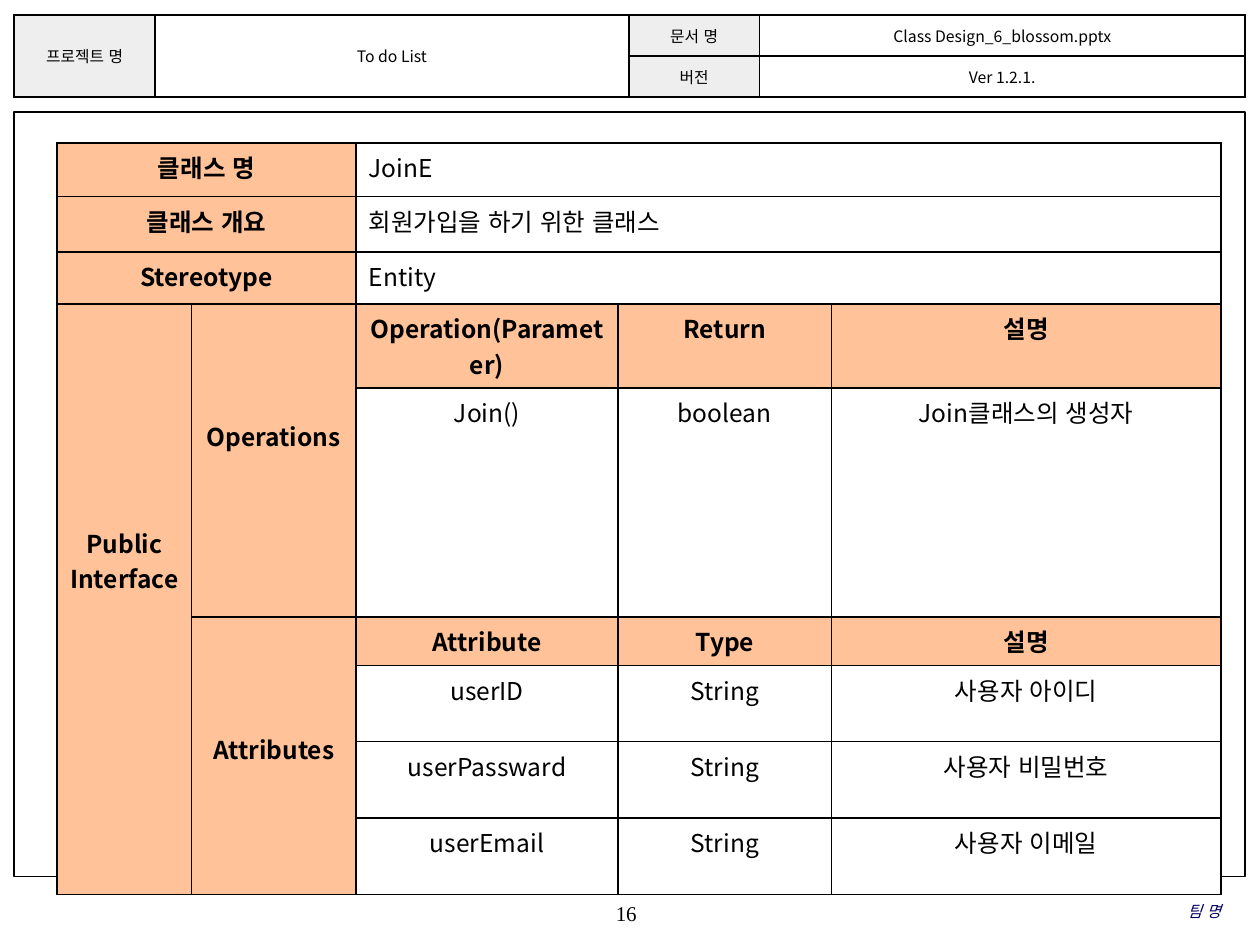
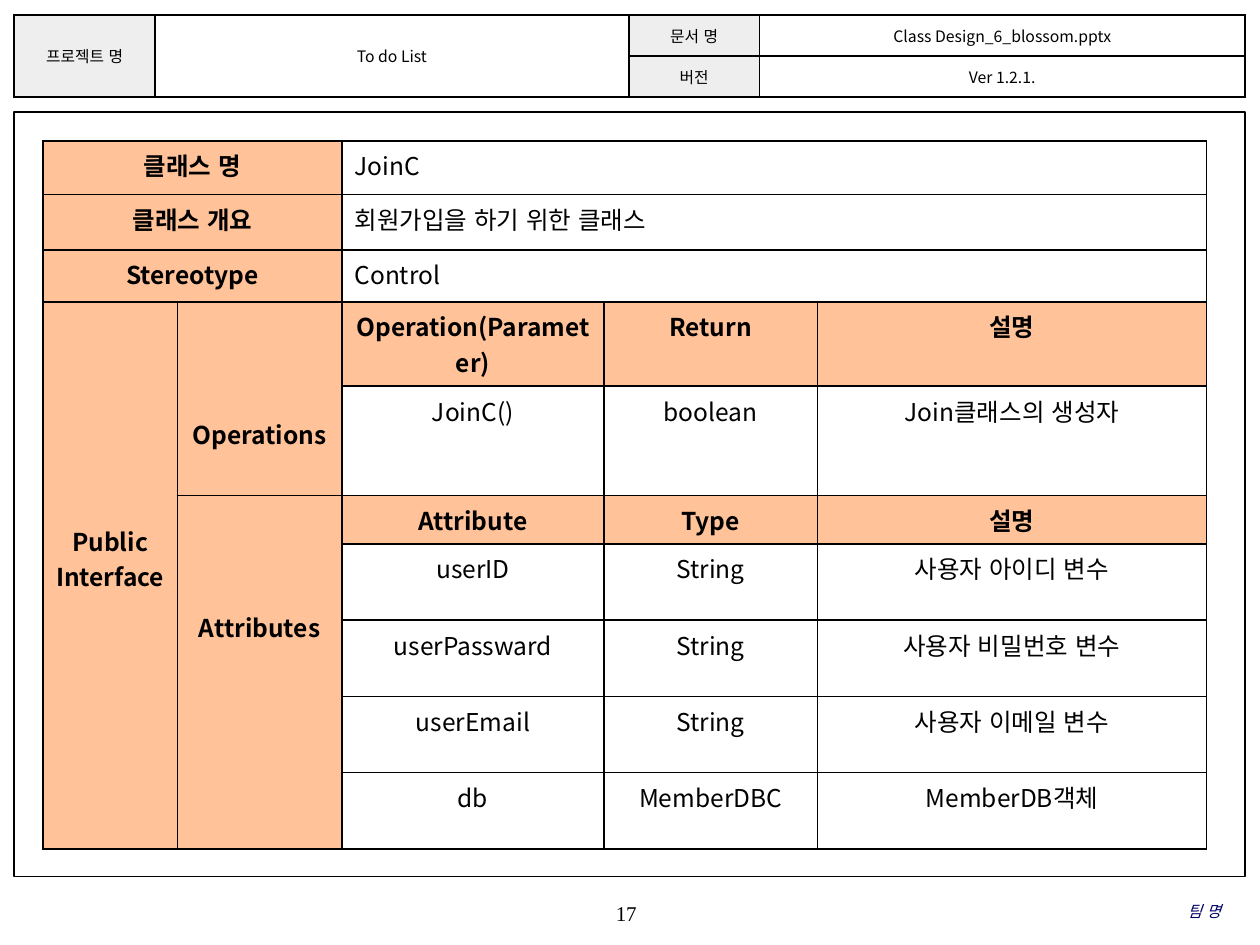
Before and after one commit to SE-admin/SE2017_6_blossom, a slide deck: slide 17 of doc/3_ 설계서/Class Design_6_blossom.pptx (slide 16 before the commit). Drawn at 1260x945 pixels with LibreOffice and Linux fonts; fonts in the diff are those of the drawing; background and template pictures are left out. Boxes give left, top, right and bottom in pixels: in the first picture for what was removed or moved away, otherwise in the second. Text is boxed around its words. In the diff, an @@ line names an element or a change of style, - is before the commit and + after.

```diff
--- a/doc/3_ 설계서/Class Design_6_blossom.pptx
+++ b/doc/3_ 설계서/Class Design_6_blossom.pptx
@@ table at bbox=[43, 141, 1207, 813] @@
-row 1, column 3: JoinE
+row 1, column 3: JoinC
-row 3, column 3: Entity
+row 3, column 3: Control
-row 5, column 3: Join()
+row 5, column 3: JoinC()
-row 7:  |  | userID | String | 사용자 아이디
-row 8:  |  | userPassward | String | 사용자 비밀번호
-row 9:  |  | userEmail | String | 사용자 이메일
+row 7:  |  | userID | String | 사용자 아이디 변수
+row 8:  |  | userPassward | String | 사용자 비밀번호 변수
+row 9:  |  | userEmail | String | 사용자 이메일 변수
+row 10:  |  | db | MemberDBC | MemberDB객체
@@ table: place and size @@
-table at bbox=[57, 142, 1221, 862]
+table at bbox=[43, 141, 1207, 813]
@@ page number at bbox=[616, 907, 637, 921]: text changed @@
-16
+17
```
Also in this commit, not shown: 15 other slides changed, 1 slide added.
